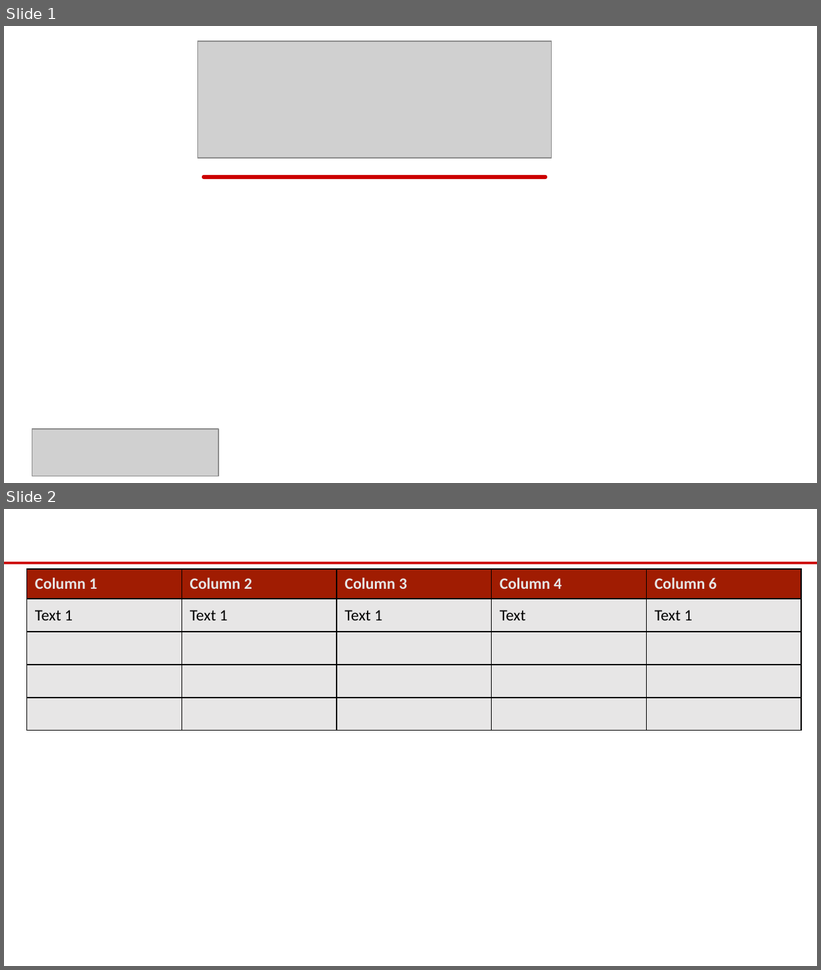
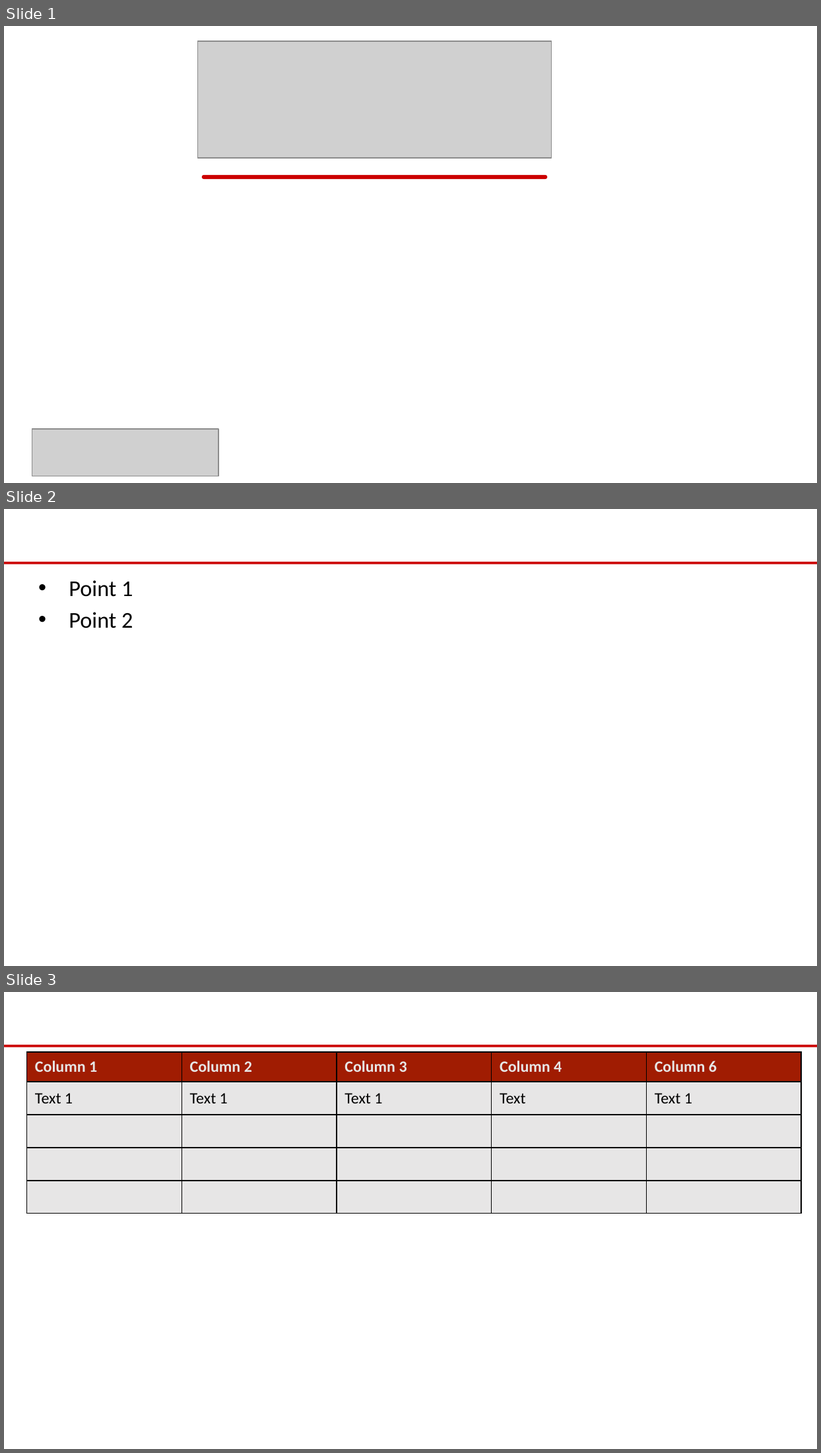
Before and after one commit to eoframework/solutions, a slide deck: support/doc-templates/powerpoint/EOFramework-Template-01.pptx. Shown one above the other, each under a label of ours: slides 1 and 2 before the commit, slides 1, 2 and 3 after it. The pictures are 821x970 and 821x1453 pixels, drawn with LibreOffice and Linux fonts; fonts in the diff are those of the drawing; grey boxes stand for pictures; background and template pictures are left out. Boxes give left, top, right and bottom in pixels: in the first picture for what was removed or moved away, otherwise in the second. Text is boxed around its words. In the diff, an @@ line names an element or a change of style, - is before the commit and + after.

Commit message:
Update Word and PowerPoint templates with List of Tables support
Add List of Tables section to Word template for auto-generated table lists.
Update PowerPoint template with latest design refinements.

These templates are required for the enhanced document generation features
introduced in the previous commit (dynamic captions and updatable lists).

```diff
--- a/support/doc-templates/powerpoint/EOFramework-Template-01.pptx
+++ b/support/doc-templates/powerpoint/EOFramework-Template-01.pptx
@@ slide 2 added at [4,509,817,966], background #FFFFFF; not listed: 1 template element that a slide beside it also shows @@
@@ text added at [69,580,133,628], 20 pt, text #000000 @@
+• Point 1
+• Point 2
@@ what was slide 2 is now slide 3 @@
```
Also in this commit, not shown: 1 other slide added, 1 other file.
